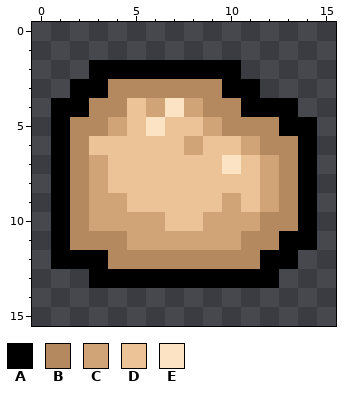
A pixel-art sprite gets an edit: resources/iron.png. This is how it looked before the edit.
The file is 16x16 pixels.
Palette (. is transparent): A #000000  B #b58960  C #d1a477  D #ebc396  E #fce3c4
Pixels before, first column x 1:
 2 ..AAAAAAAA....
 3 .AABBBBBBAA...
 4 AABBDCECBBAAA.
 5 ABBCDEDDCBBBAA
 6 ABDDDDDCDDCBBA
 7 ABCDDDDDDEDCBA
 8 ABCDDDDDDDDCBA
 9 ABCCDDDDDCDCBA
10 ABCCCCDDCCCBBA
11 ABBBCCCCCCBBAA
12 AAABBBBBBBBAA.
13 ..AAAAAAAAAA..
After the commit:
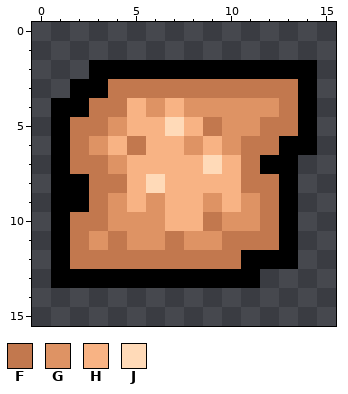
Colours new in this view: F #c2784e  G #de9364  H #f8b384  J #ffdab8
From old to new:
Changed rows in their new state; - is an unchanged pixel.
first column x 1:
 2 ----------AAAA
 3 ---FFFFFFFFFFA
 4 --FFHGHGGGGGFA
 5 -FFGHHJHFGGFF-
 6 -FGHFHHGHGFFA-
 7 -FFGHHHHJHFAA.
 8 -AFFHJHHHHFFA.
 9 -AFGHGHHGHGFA.
10 -FFGGGHHFGGFA.
11 -FGFGGFGGFFF-.
12 -FFFFFFFFFA---
13 AA---------.--
Pixel boxes of the changes (left, top, right, bottom) in both pictures:
changed: (51, 60, 317, 288)
